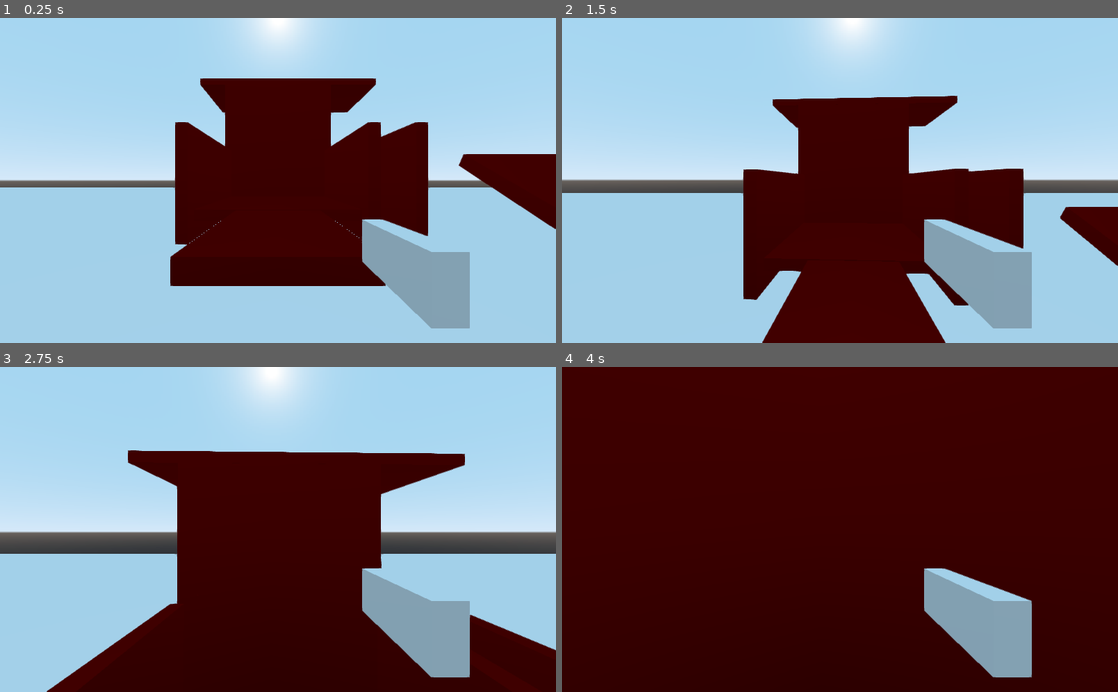
Above: before the commit, frames 1-4 (two rows, left to right).
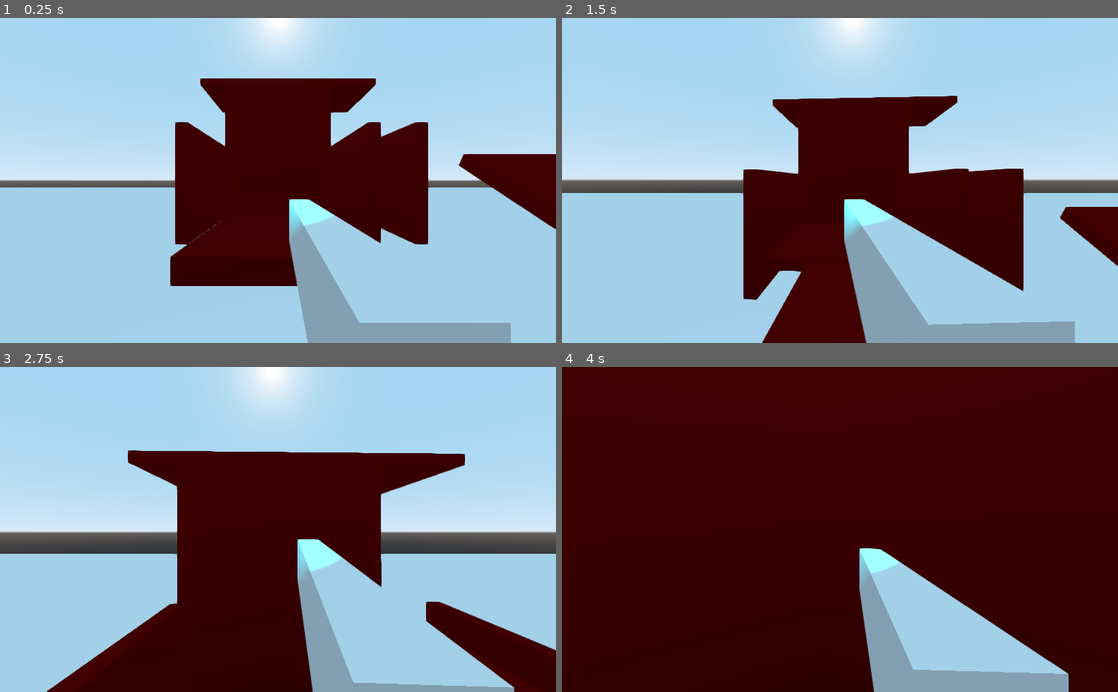
Above: after the commit, the same moments.

Repository: Loading64/Unrealimist
Game: Godot game, scene res://Spatial.tscn
Two runs of this game, one before a commit and one after it. Both use one fixed random seed, a clock stepped at 60 frames per second and the inputs below.
Inputs (mouse positions are in pixels of both pictures, inside the frame that each line leads up to):
- Up to frame 1 (0.25 s): no input
- Up to frame 2 (1.5 s): move the mouse to (867, 180) at 0.52 s; hold Ctrl (Sliding) 0.53-1.28 s; hold W (move_forward) from 0.53 s (still down); tap Space (jump) at 0.77 s; move the mouse to (812, 180) at 1.27 s; tap Shift (Sprint) at 1.35 s
- Up to frame 3 (2.75 s): keep holding W (move_forward); tap Space (jump) at 1.52 s; move the mouse to (289, 523) at 2.02 s; hold Ctrl (Sliding) from 2.03 s (still down)
- Up to frame 4 (4 s): keep holding W (move_forward); move the mouse to (834, 536) at 2.77 s; release Ctrl (Sliding) at 2.78 s; tap Shift (Sprint) at 2.85 s; tap Space (jump) at 3.02, 3.77 s; move the mouse to (878, 532) at 3.52 s; hold Ctrl (Sliding) from 3.53 s (still down)

The runs differ from the first frame. In frame 1, 10% of the frame differs, in the area x 52-92%, y 55-100%; in frame 2, 11%; in frame 3, 11%; in frame 4, 11%, in the area x 53-92%, y 55-100%.

Commit message:
added weapon sway

Diff:
--- /dev/null
+++ b/Hand.gd
@@ -0,0 +1,42 @@
+extends Spatial
+
+var Hmouse_mov
+var Hsway_threshold = 5
+var Hsway_lerp = 5
+var Vmouse_mov
+var Vsway_threshold = 5
+var Vsway_lerp = 5
+export var sway_up : Vector3
+export var sway_down : Vector3
+export var sway_left : Vector3
+export var sway_right : Vector3
+export var sway_normal : Vector3
+
+
+# Called when the node enters the scene tree for the first time.
+func _ready():
+	pass # Replace with function body.
+
+func _input(event):
+	if event is InputEventMouseMotion:
+		Vmouse_mov = -event.relative.y
+		Hmouse_mov = -event.relative.x
+
+func _process(delta):
+	if Hmouse_mov != null:
+		if Hmouse_mov > Hsway_threshold:
+			rotation = rotation.linear_interpolate(sway_left, Hsway_lerp * delta)
+		elif Hmouse_mov < -Hsway_threshold:
+			rotation = rotation.linear_interpolate(sway_right, Hsway_lerp * delta)
+		else:
+			rotation = rotation.linear_interpolate(sway_normal, Hsway_lerp * delta)
+	if Vmouse_mov != null:
+		if Vmouse_mov > Vsway_threshold:
+			rotation = rotation.linear_interpolate(sway_up, Vsway_lerp * delta)
+		elif Vmouse_mov < -Vsway_threshold:
+			rotation = rotation.linear_interpolate(sway_down, Vsway_lerp * delta)
+		else:
+			rotation = rotation.linear_interpolate(sway_normal, Vsway_lerp * delta)
+# Called every frame. 'delta' is the elapsed time since the previous frame.
+#func _process(delta):
+#	pass
--- a/KinematicBody.gd
+++ b/KinematicBody.gd
@@ -33,6 +33,8 @@
 onready var pcap = $CollisionShape
 onready var head = $Head
 onready var ground_check = $GroundCheck
+onready var hand = $Head/Hand
+onready var handloc = $Head/HandLoc
 enum state  {SPRINTING, CROUCHING, STANDING, SLIDING}
 var player_state = state.STANDING
 # Called when the node enters the scene tree for the first time.
--- a/movementcamera.tscn
+++ b/movementcamera.tscn
@@ -1,13 +1,13 @@
-[gd_scene load_steps=7 format=2]
+[gd_scene load_steps=8 format=2]
 
 [ext_resource path="res://KinematicBody.gd" type="Script" id=1]
+[ext_resource path="res://Hand.gd" type="Script" id=2]
 
 [sub_resource type="CapsuleShape" id=1]
 radius = 0.5
 height = 1.5
 
 [sub_resource type="CubeMesh" id=2]
-size = Vector3( 0.1, 0.2, 0.5 )
 
 [sub_resource type="Animation" id=3]
 tracks/0/type = "transform"
@@ -80,14 +80,21 @@
 spot_range = 6.0
 spot_angle = 17.8398
 
-[node name="Handloc" type="Spatial" parent="Head"]
-transform = Transform( 1, 0, 0, 0, 1, 0, 0, 0, 1, 0.451, -0.499, -1.193 )
+[node name="HandLoc" type="Spatial" parent="Head"]
+transform = Transform( 1, 0, 0, 0, 1, 0, 0, 0, 1, 0.208, -0.601, -0.844 )
+script = ExtResource( 2 )
+sway_up = Vector3( 0.1, 0, 0 )
+sway_down = Vector3( -0.1, 0, 0 )
+sway_left = Vector3( 0, 0.1, 0 )
+sway_right = Vector3( 0, -0.1, 0 )
 
-[node name="Spatial" type="Spatial" parent="Head/Handloc"]
-
-[node name="MeshInstance" type="MeshInstance" parent="Head/Handloc/Spatial"]
+[node name="MeshInstance" type="MeshInstance" parent="Head/HandLoc"]
+transform = Transform( 0.1, 0, 0, 0, 0.2, 0, 0, 0, 1, 0, 5.96046e-08, -0.8 )
 mesh = SubResource( 2 )
 material/0 = null
+
+[node name="Hand" type="Spatial" parent="Head"]
+transform = Transform( 1, 0, 0, 0, 1, 0, 0, 0, 1, 0.17, -0.769, -1.121 )
 
 [node name="GroundCheck" type="RayCast" parent="."]
 transform = Transform( 1, 0, 0, 0, 0.707107, 0.707107, 0, -0.707107, 0.707107, 0, -0.434314, -0.565685 )
